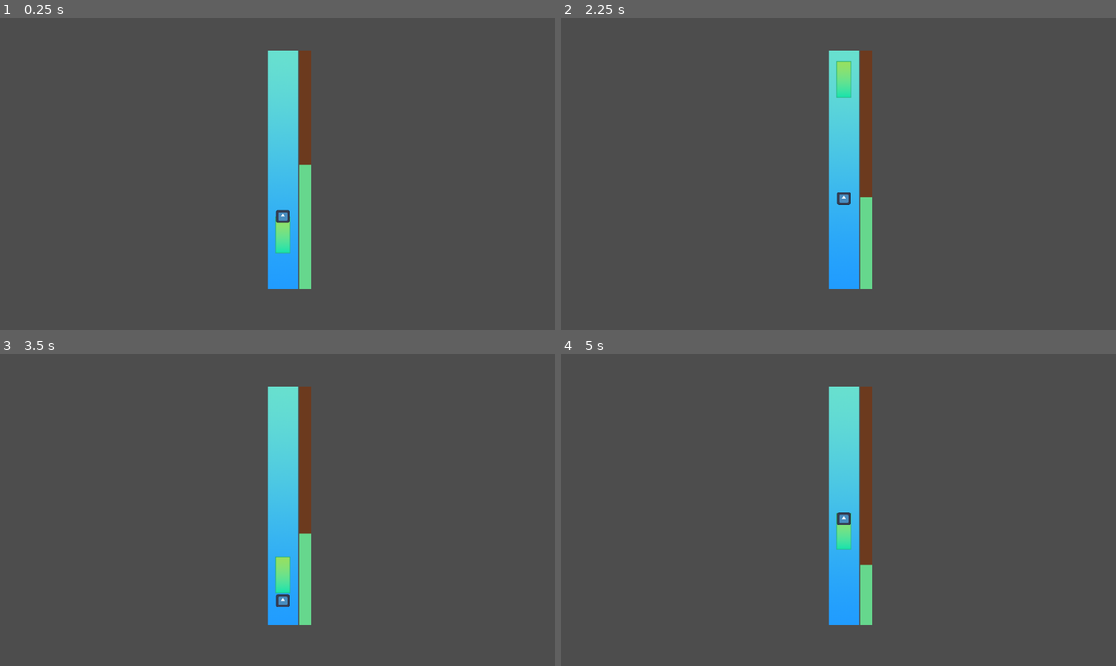
Above: before the commit, frames 1-4 (two rows, left to right).
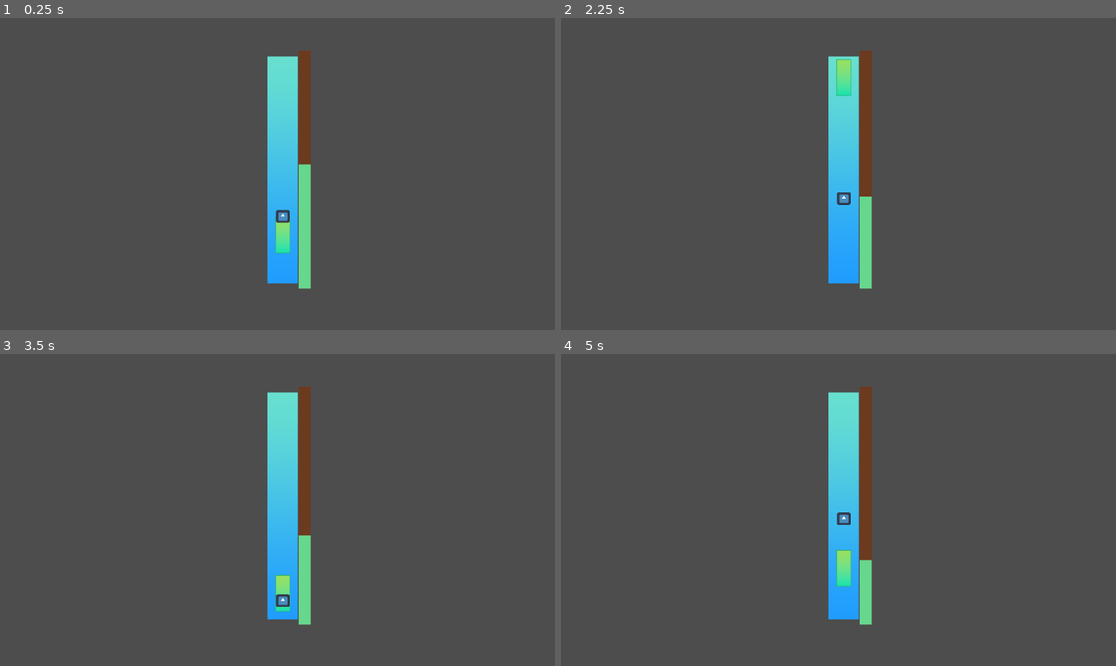
Above: after the commit, the same moments.

Repository: Anjellyrika/fishdew
Game: Godot game, scene res://src/main_level.tscn
Two runs of this game, one before a commit and one after it. Both use one fixed random seed, a clock stepped at 60 frames per second and the inputs below. The engine's default icon, where the game draws it, is replaced by a stand-in: a white triangle on a blue panel in a dark square.
Inputs (mouse positions are in pixels of both pictures, inside the frame that each line leads up to):
- Up to frame 1 (0.25 s): no input
- Up to frame 2 (2.25 s): tap Enter at 0.5, 0.6, 2.1 s; move the mouse to (960, 158) at 0.52 s; hold Space (up) 0.53-2.03 s; click (960, 158) at 0.67 s; move the mouse to (727, 189) at 1.27 s; tap F at 1.35 s; move the mouse to (894, 105) at 2.02 s
- Up to frame 3 (3.5 s): move the mouse to (249, 572) at 2.77 s; hold Space (up) from 2.78 s (still down); tap F at 2.85 s; click (249, 572) at 2.92 s
- Up to frame 4 (5 s): move the mouse to (1005, 556) at 3.52 s; tap Enter at 3.6 s; move the mouse to (672, 463) at 4.27 s; release Space (up) at 4.28 s; tap F at 4.35 s; tap Space (up) at 4.52 s

The runs differ from the first frame. In frame 1, 0.7% of the frame differs, in the area x 48-57%, y 10-87%; in frame 2, 0.7%; in frame 3, 1.1%; in frame 4, 1.3%.

Commit message:
refactor: resize collision areas

Diff:
--- a/src/main_level.tscn
+++ b/src/main_level.tscn
@@ -1,10 +1,13 @@
-[gd_scene load_steps=8 format=3 uid="uid://ho8poh5181ml"]
+[gd_scene load_steps=9 format=3 uid="uid://ho8poh5181ml"]
 
 [ext_resource type="Texture2D" uid="uid://e6j3nuqccsvs" path="res://assets/background.png" id="1_2dg5d"]
 [ext_resource type="PackedScene" uid="uid://de6h5ffhco2kj" path="res://src/bobber.tscn" id="2_5ivr6"]
 [ext_resource type="PackedScene" uid="uid://sywnhmj87o7k" path="res://src/fish.tscn" id="4_7j1v3"]
 [ext_resource type="Script" path="res://src/Score.gd" id="4_diiqt"]
 [ext_resource type="PackedScene" uid="uid://dgkyari10d2gs" path="res://src/chest_spawner.tscn" id="4_m0004"]
+
+[sub_resource type="RectangleShape2D" id="RectangleShape2D_hi66l"]
+size = Vector2(63, 12)
 
 [sub_resource type="StyleBoxFlat" id="StyleBoxFlat_b0vvb"]
 bg_color = Color(0.423529, 0.227451, 0.117647, 1)
@@ -17,17 +20,17 @@
 [node name="FishingRod" type="StaticBody2D" parent="."]
 
 [node name="background" type="Sprite2D" parent="FishingRod"]
-position = Vector2(587.5, 315.75)
-scale = Vector2(1.96875, 1.02807)
+position = Vector2(587, 315.5)
+scale = Vector2(1.96875, 0.97921)
 texture = ExtResource("1_2dg5d")
 
-[node name="bottom edge" type="CollisionPolygon2D" parent="FishingRod"]
-position = Vector2(595, 607)
-polygon = PackedVector2Array(-39, -55, -10.9322, -55, 24, -55, 24, -44, -39, -44)
+[node name="top edge" type="CollisionShape2D" parent="FishingRod"]
+position = Vector2(587, 74)
+shape = SubResource("RectangleShape2D_hi66l")
 
-[node name="top edge" type="CollisionPolygon2D" parent="FishingRod"]
-position = Vector2(595, 123)
-polygon = PackedVector2Array(-39, -55, 24, -55, 24, -44, -39, -44)
+[node name="bottom edge" type="CollisionShape2D" parent="FishingRod"]
+position = Vector2(587, 557)
+shape = SubResource("RectangleShape2D_hi66l")
 
 [node name="Bobber" parent="." instance=ExtResource("2_5ivr6")]
 position = Vector2(587, 418)
@@ -45,10 +48,10 @@
 
 [node name="ProgressBar" type="ProgressBar" parent="Control" node_paths=PackedStringArray("fish", "bobber")]
 layout_mode = 0
-offset_left = 621.0
+offset_left = 620.0
 offset_top = 68.0
-offset_right = 646.0
-offset_bottom = 563.0
+offset_right = 645.0
+offset_bottom = 562.0
 theme_override_styles/background = SubResource("StyleBoxFlat_b0vvb")
 theme_override_styles/fill = SubResource("StyleBoxFlat_ufmk4")
 fill_mode = 3
